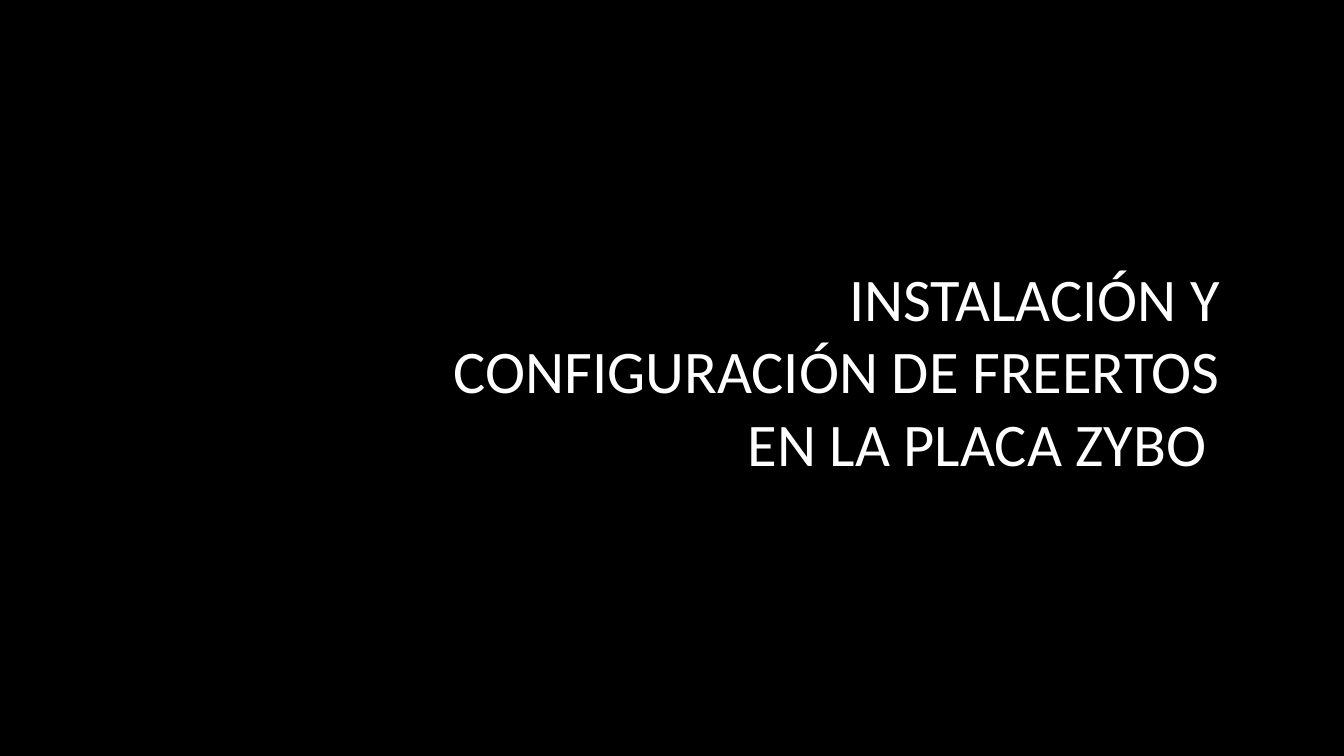
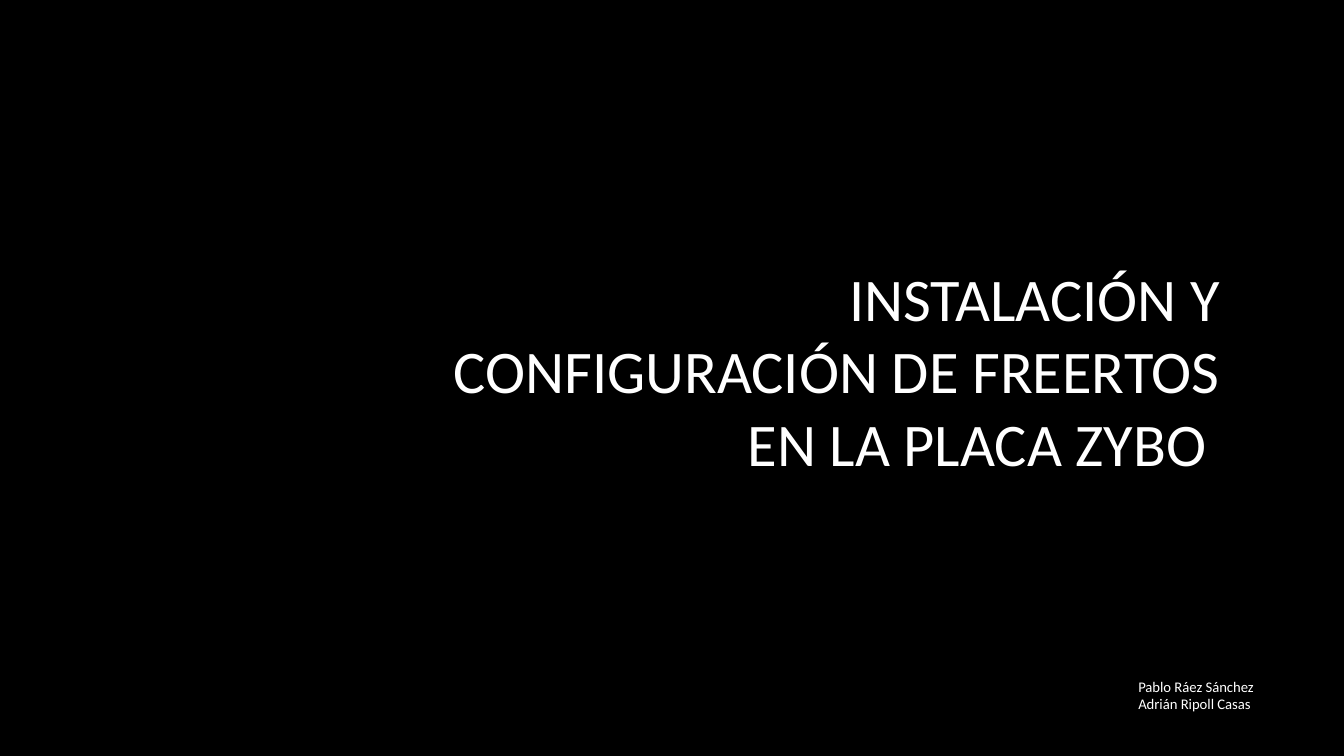
Before and after one commit to kharenzze/Zybo, a slide deck: slide 1 of FreeRTOS/presentación.pptx. Drawn at 1344x756 pixels with LibreOffice and Linux fonts; fonts in the diff are those of the drawing; background and template pictures are left out. Boxes give left, top, right and bottom in pixels: in the first picture for what was removed or moved away, otherwise in the second. Text is boxed around its words. In the diff, an @@ line names an element or a change of style, - is before the commit and + after.

```diff
--- a/FreeRTOS/presentación.pptx
+++ b/FreeRTOS/presentación.pptx
@@ text added at (1138,681,1254,712), 10.5 pt, text #FFFFFF @@
+Pablo Ráez Sánchez
+Adrián Ripoll Casas
```
Also in this commit, not shown: 1 other slide changed, 8 slides added, 1 slide removed.
